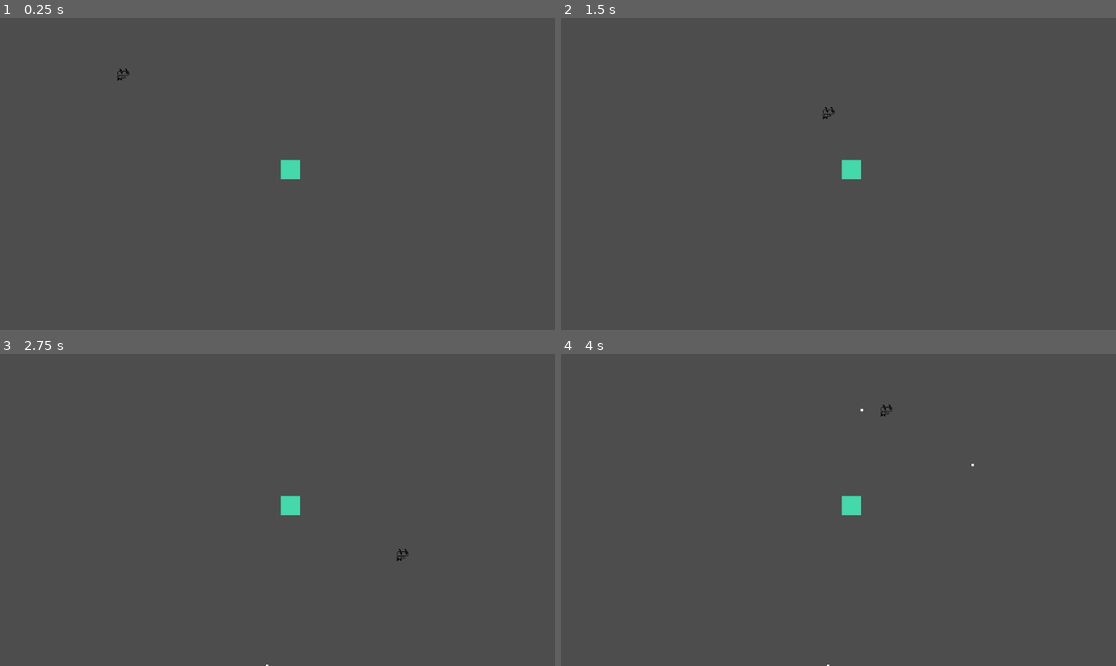
Above: before the commit, frames 1-4 (two rows, left to right).
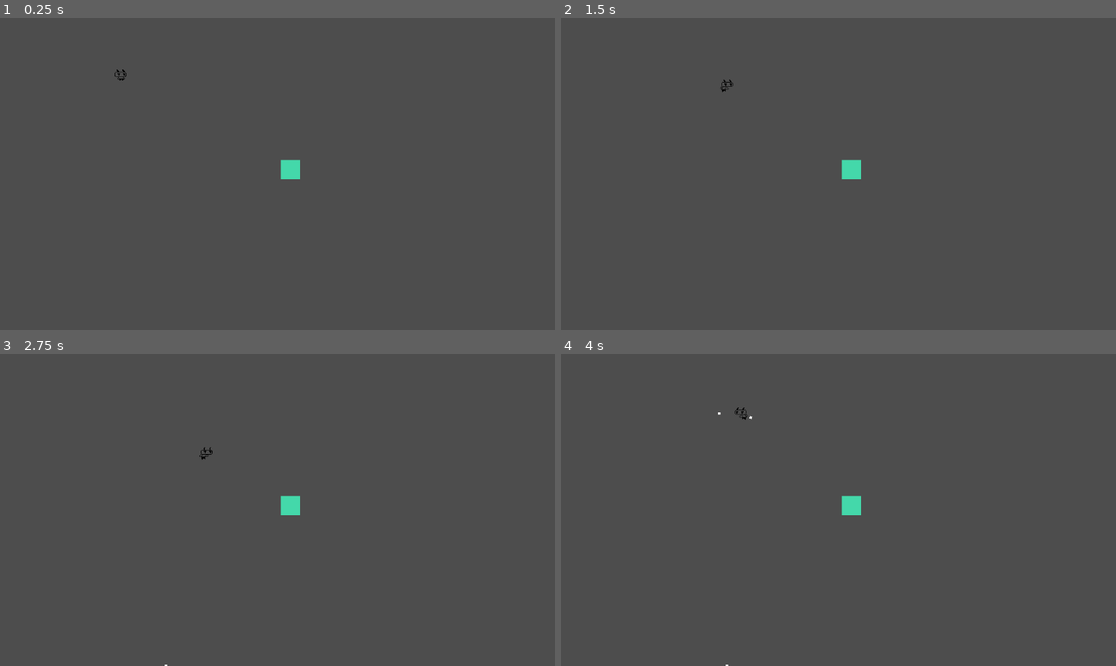
Above: after the commit, the same moments.

Repository: dead-rabbit-studio/hell-scout
Game: Godot game, scene res://main_game.tscn
Same seed, same stepped clock (60 frames per second), same inputs: the game is played once before the commit and once after it.
Inputs:
- Up to frame 1 (0.25 s): no input
- Up to frame 2 (1.5 s): tap Enter at 0.5 s; hold Right (move_right) 0.53-1.28 s; hold Down (move_down) from 1.28 s (still down)
- Up to frame 3 (2.75 s): release Down (move_down) at 2.03 s; hold Right (move_right) from 2.03 s (still down)
- Up to frame 4 (4 s): release Right (move_right) at 2.78 s; hold Up (move_up) 2.78-3.53 s; hold Left (move_left) from 3.53 s (still down)

The runs differ from the first frame. In frame 1, less than 0.1% of the frame differs, in the area x 20-24%, y 16-21%; in frame 2, less than 0.1%; in frame 3, less than 0.1%; in frame 4, less than 0.1%, in the area x 28-75%, y 16-100%.

Commit message:
feat: control animation and asset flip on movement

Diff:
--- a/Player.gd
+++ b/Player.gd
@@ -1,8 +1,14 @@
 extends CharacterBody2D
 enum PLAYER_DIRECTION { LEFT, TOP, RIGHT, BOTTOM }
+
 signal changed_direction(PLAYER_DIRECTION)
-const SPEED = 400.0
+@export var SPEED = 400.0
+
 var lastDirection: PLAYER_DIRECTION = PLAYER_DIRECTION.RIGHT
+@onready var animatedSprite: AnimatedSprite2D = $AnimatedSprite2D
+
+func _ready() -> void :
+	animatedSprite.play("idle")
 
 func _physics_process(delta: float) -> void:
 	var directionVector = Input.get_vector("move_left", "move_right", "move_up", "move_down")
@@ -10,11 +16,24 @@
 	print_debug(str(playerDirection) + " " + str(directionVector))
 
 	if playerDirection != lastDirection:
-		print_debug("Player changed direction")
 		lastDirection = playerDirection
 		changed_direction.emit(lastDirection)
 
 	velocity = directionVector * SPEED
+	print_debug('VELOCTY: ' + str(directionVector.length()))
+
+
+	if velocity.length() > 0:
+		animatedSprite.play('running')
+	else:
+		animatedSprite.play('idle')
+
+	if directionVector.x > 0:
+		animatedSprite.scale.x = 1
+	elif directionVector.x < 0:
+		animatedSprite.scale.x = -1
+
+
 	move_and_slide()
 
 func direction_vector_to_player_direction(directionVector: Vector2) -> PLAYER_DIRECTION:
